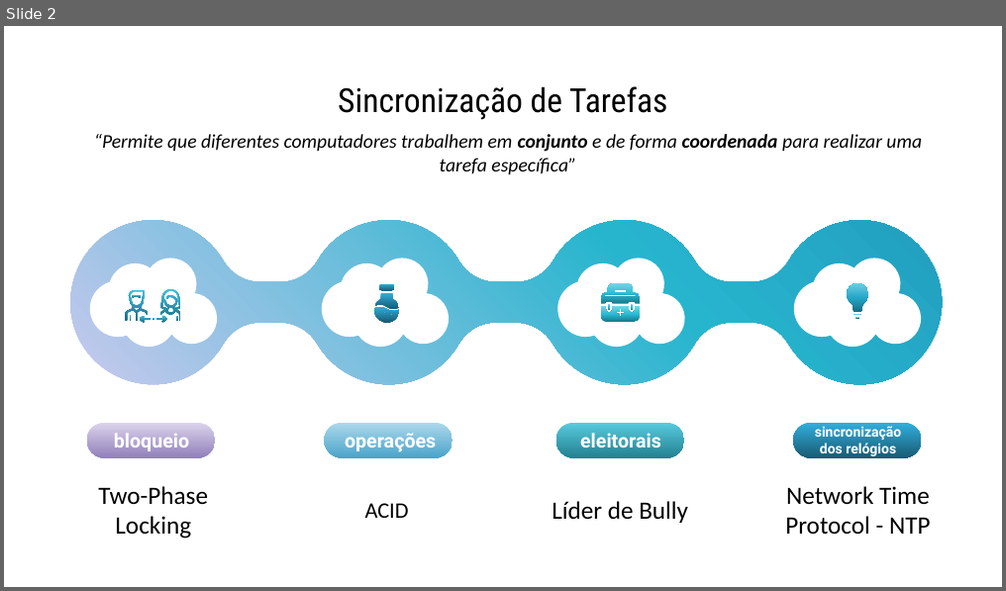
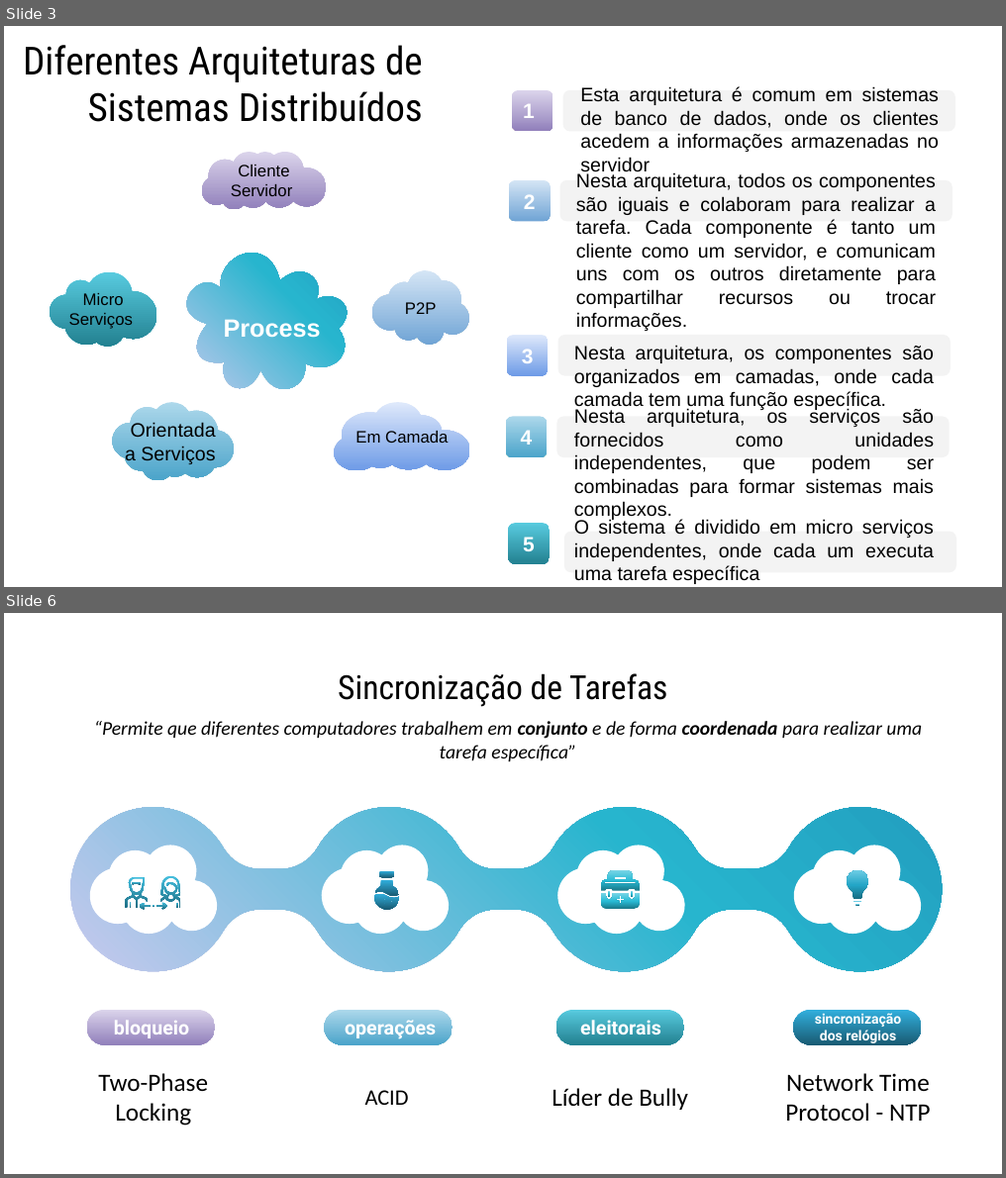
Before and after one commit to VanessaRieven/computacaoNuvemFac, a slide deck: VIOREL - A computacao distribuida.pptx. Shown one above the other, each under a label of ours: slide 2 before the commit, slides 3 and 6 after it; the slides between them are not shown. The pictures are 1006x591 and 1006x1178 pixels, drawn with LibreOffice and Linux fonts; fonts in the diff are those of the drawing. Boxes give left, top, right and bottom in pixels: in the first picture for what was removed or moved away, otherwise in the second. Text is boxed around its words. In the diff, an @@ line names an element or a change of style, - is before the commit and + after.

```diff
--- a/VIOREL - A computacao distribuida.pptx
+++ b/VIOREL - A computacao distribuida.pptx
@@ slide 3 added at (4,26,1002,587), background #FFFFFF @@
@@ text added at (23,45,423,122), 28 pt, text #000000 @@
+Diferentes Arquiteturas de Sistemas Distribuídos
@@ rounded rectangle added at (512,90,552,131), fill gradient #DBD4EB to #9180BB @@
@@ text added at (523,103,535,118), 15 pt, text #FFFFFF, bold @@
+1
@@ rounded rectangle added at (562,90,955,131), fill #F3F3F3 @@
@@ text added at (580,86,939,176), 14 pt, text #000000 @@
+Esta arquitetura é comum em sistemas de banco de dados, onde os clientes acedem a informações armazenadas no servidor
@@ freeform shape added at (202,152,326,209), fill gradient #DBD4EB to #9180BB, 12 pt, text #000000 @@
+Cliente
+Servidor
@@ text added at (576,173,936,331), 14 pt, text #000000 @@
+Nesta arquitetura, todos os componentes são iguais e colaboram para realizar a tarefa. Cada componente é tanto um cliente como um servidor, e comunicam uns com os outros diretamente para compartilhar recursos ou trocar informações.
@@ rounded rectangle added at (509,180,549,222), fill gradient #D4E5F5 to #70A4D5 @@
@@ text added at (524,194,536,213), 15 pt, text #FFFFFF, bold @@
+2
@@ rounded rectangle added at (559,180,952,222), fill #F3F3F3 @@
@@ freeform shape added at (172,253,355,389), fill gradient #C9C9EE to #27B5CE to #229FBF @@
@@ freeform shape added at (50,273,156,347), fill gradient #58CBDF to #238191, 12 pt, text #000000 @@
+Micro Serviços
@@ freeform shape added at (371,271,470,345), fill gradient #D4E5F5 to #70A4D5, 12 pt, text #000000 @@
+P2P
@@ text added at (224,317,321,343), 18 pt, text #FFFFFF, bold @@
+Process
@@ rounded rectangle added at (507,334,548,375), fill gradient #DFE9FB to #6E9BE7 @@
@@ text added at (522,349,534,368), 15 pt, text #FFFFFF, bold @@
+3
@@ rounded rectangle added at (557,334,950,375), fill #F3F3F3 @@
@@ text added at (574,345,934,411), 14 pt, text #000000 @@
+Nesta arquitetura, os componentes são organizados em camadas, onde cada camada tem uma função específica.
@@ freeform shape added at (113,402,234,480), fill gradient #ADD8EB to #4BA4CA, 14 pt, text #000000 @@
+Orientada a Serviços
@@ freeform shape added at (335,402,470,472), fill gradient #DFE9FB to #6E9BE7, 12 pt, text #000000 @@
+Em Camada
@@ text added at (574,408,934,521), 14 pt, text #000000 @@
+Nesta arquitetura, os serviços são fornecidos como unidades independentes, que podem ser combinadas para formar sistemas mais complexos.
@@ rounded rectangle added at (506,416,547,457), fill gradient #ADD8EB to #4BA4CA @@
@@ text added at (521,430,533,450), 15 pt, text #FFFFFF, bold @@
+4
@@ rounded rectangle added at (556,416,949,457), fill #F3F3F3 @@
@@ rounded rectangle added at (508,523,548,564), fill gradient #58CBDF to #238191 @@
@@ text added at (574,519,934,584), 14 pt, text #000000 @@
+O sistema é dividido em micro serviços independentes, onde cada um executa uma tarefa específica
@@ text added at (523,537,535,552), 15 pt, text #FFFFFF, bold @@
+5
@@ rounded rectangle added at (563,532,956,572), fill #F3F3F3 @@
@@ what was slide 2 is now slide 6 @@
```
Also in this commit, not shown: 2 slides changed, 3 other slides added.
